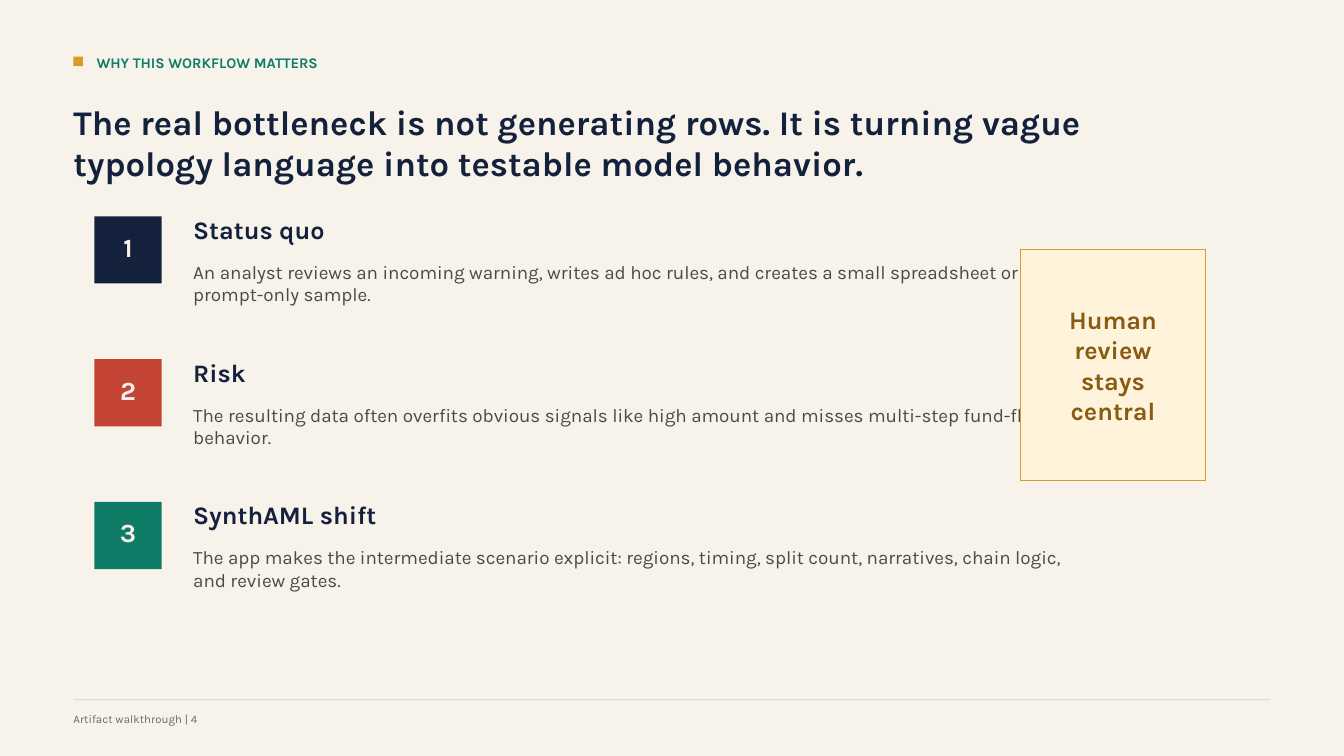
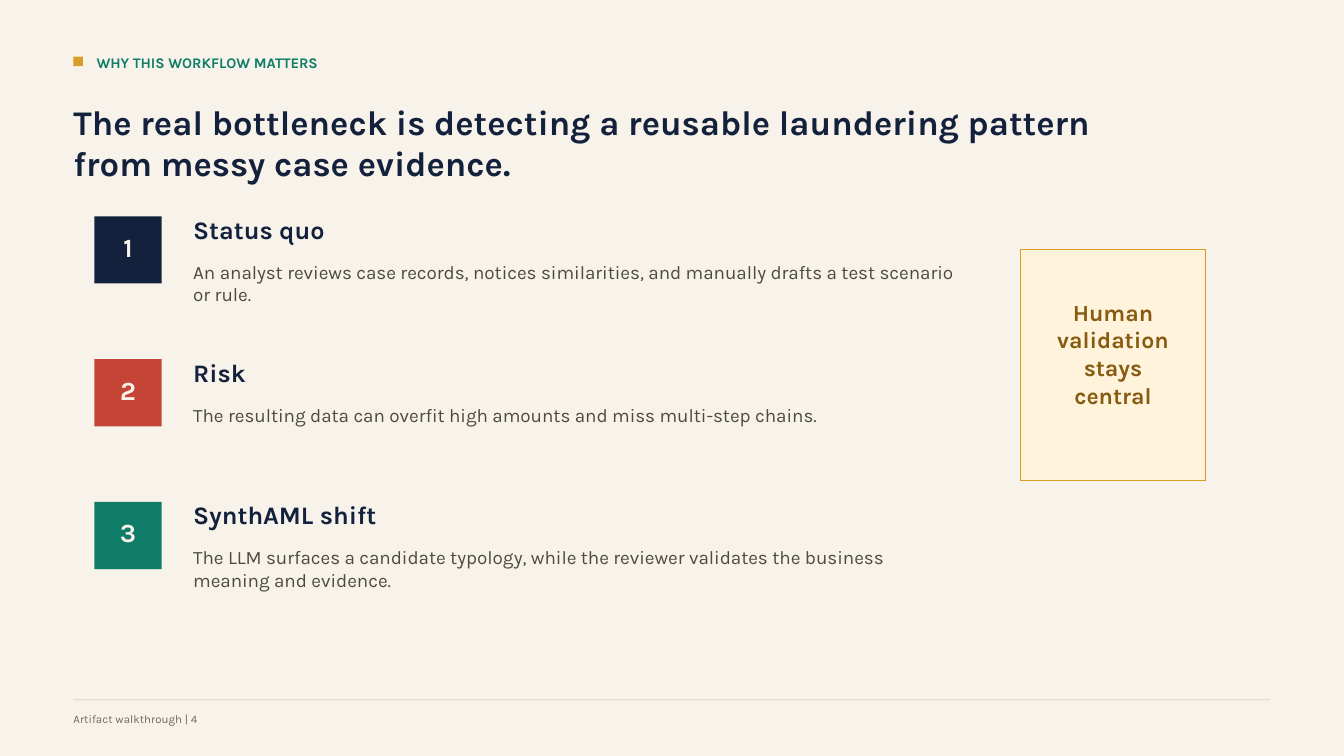
Before and after one commit to yq688m3JT/genAI_final, a slide deck: slide 5 of docs/synthaml-final-presentation.pptx. Drawn at 1344x756 pixels with LibreOffice and Linux fonts; fonts in the diff are those of the drawing. Boxes give left, top, right and bottom in pixels: in the first picture for what was removed or moved away, otherwise in the second. Text is boxed around its words. In the diff, an @@ line names an element or a change of style, - is before the commit and + after.

Commit message:
Reframe SynthAML as record-driven pattern discovery

```diff
--- a/docs/synthaml-final-presentation.pptx
+++ b/docs/synthaml-final-presentation.pptx
@@ text at [73, 110, 1090, 185]: text changed @@
-The real bottleneck is not generating rows. It is turning vague typology language into testable model behavior.
+The real bottleneck is detecting a reusable laundering pattern from messy case evidence.
@@ text at [193, 266, 954, 301]: text changed @@
-An analyst reviews an incoming warning, writes ad hoc rules, and creates a small spreadsheet or prompt-only sample.
+An analyst reviews case records, notices similarities, and manually drafts a test scenario or rule.
@@ text at [1057, 306, 1169, 405]: text changed; size 18 to 16.5 pt @@
-Human review stays central
+Human validation stays central
@@ text at [193, 409, 817, 427]: text changed @@
-The resulting data often overfits obvious signals like high amount and misses multi-step fund-flow behavior.
+The resulting data can overfit high amounts and miss multi-step chains.
@@ text at [193, 551, 884, 592]: text changed @@
-The app makes the intermediate scenario explicit: regions, timing, split count, narratives, chain logic, and review gates.
+The LLM surfaces a candidate typology, while the reviewer validates the business meaning and evidence.
```
Also in this commit, not shown: 6 other slides changed, 7 other files.
